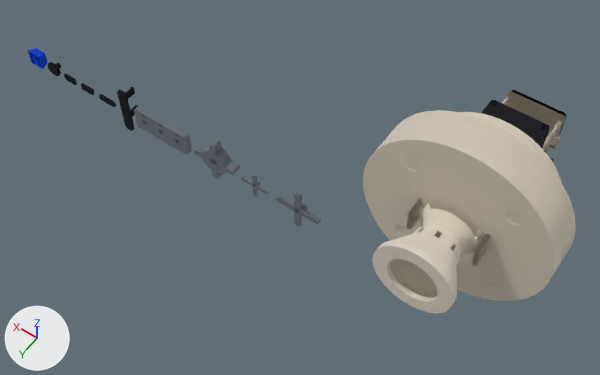
Renders of the glTF model web/hotaru-rig.glb from each side of a commit.
Camera for both pictures: a 50 mm camera at (-118.0, 362.0, 509.0) aimed at (144.0, -5.0, -67.0). Arrows for +X, +Y and +Z are at lower left; the lights stay in place. The picture after the commit comes second.

In view in the first picture: 'arm-fore', 'arm-upper', 'base', 'cap-base', 'horn-adapter', 'horn-mg996r', 'shade', 'shoulder', 'spline-test' and 9 more.
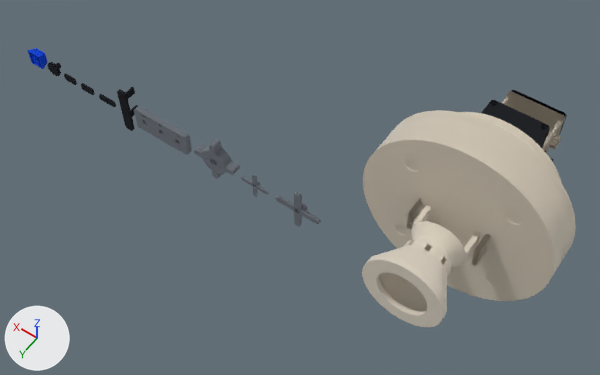
Changed parts and their boxes [x1, y1, x2, y2] in the pictures (600 x 375 px; the box of a moved part takes in the faces that stretch with it):
'shade', reshaped (7% wider, 11% taller): before [372, 203, 482, 313]; after [362, 205, 480, 327]
part 1 of me_shade, moved or reshaped: before [372, 243, 455, 313]; after [362, 257, 445, 327]
part 2 of me_shade, moved or reshaped: before [379, 241, 457, 302]; after [369, 254, 447, 315]
part 3 of me_shade, moved or reshaped: before [389, 232, 457, 298]; after [379, 245, 447, 311]
part 4 of me_shade, moved or reshaped: before [453, 247, 460, 262]; after [443, 260, 451, 275]
part 5 of me_shade, moved or reshaped: before [421, 226, 438, 235]; after [412, 239, 428, 249]
part 6 of me_shade, moved or reshaped: before [414, 227, 422, 233]; after [404, 240, 412, 246]
part 7 of me_shade, moved or reshaped: before [420, 209, 475, 260]; after [410, 221, 465, 274]
part 8 of me_shade, added: after [410, 217, 422, 238]
part 9 of me_shade, moved or reshaped: before [420, 203, 430, 225]; after [418, 207, 430, 221]
part 10 of me_shade, moved or reshaped: before [471, 231, 481, 253]; after [461, 233, 480, 266]

What changed in the scene script:
```text
Change me_shade:
    used by ob_shade; location = (0.0, 0.0, 0.0)
    remove me_shade.from_pydata(...)  # 7456 vertices, 14840 faces; spans x -33.0..33.0, y -12.0..60.0, z -33.0..33.0
    add me_shade.from_pydata(...)  # 7200 vertices, 14452 faces; spans x -33.0..33.0, y 2.0..74.0, z -33.0..33.0
    me_shade part 1: the loose piece of 384 vertices spanning x -33.0..33.0, y 57.0..60.0, z -33.0..33.0 is moved by (0.0, 14.0, 0.0)
    me_shade part 2: the loose piece of 384 vertices spanning x -33.0..33.0, y 54.4..57.2, z -33.0..33.0 is moved by (0.0, 14.0, 0.0)
    me_shade part 3: the loose piece of 576 vertices spanning x -33.0..33.0, y 29.8..54.6, z -33.0..33.0 is moved by (0.0, 14.0, 0.0)
    me_shade part 4: the loose piece of 44 vertices spanning x -19.0..-13.7, y 23.8..30.2, z 2.0..12.0 is moved by (0.0, 14.0, 0.0)
    me_shade part 5: the loose piece of 44 vertices spanning x 2.0..12.0, y 23.8..30.2, z 13.7..19.0 is moved by (0.0, 14.0, 0.0)
    me_shade part 6: the loose piece of 44 vertices spanning x 13.7..19.0, y 23.8..30.2, z 2.0..12.0 is moved by (0.0, 14.0, 0.0)
    me_shade part 7: the loose piece of 5280 vertices spanning x -22.6..22.6, y 8.0..24.2, z -22.6..22.6 is moved by (0.0, 14.0, 0.0)
    me_shade part 8: a new loose piece, a box spanning x 18.6..22.6, y 15.5..22.2, z -9.0..9.0, in mat_shade_mat (white #f2ede4)
    me_shade part 9
    16 vertices are removed from x 18.6..22.6, y -2.5..8.2, z -9.0..9.0
    42 faces are deleted
    8 new vertices lie (0.0, 12.2, 0.0) away from vertices in x 18.6..22.6, y 3.5, z -9.0..9.0
    8 new vertices lie (0.0, -0.5, 0.0) away from vertices in x 20.8..22.6, y 2.5, z -9.0..9.0
    42 new faces join them
    me_shade part 10
    12 vertices are removed from x -22.6..-18.6, y 1.3..8.2, z -9.0..9.0
    30 faces are deleted
    4 vertices are added at (-18.6, 22.2, -9.0), (-18.6, 22.2, 9.0), (-22.6, 22.2, 9.0), (-22.6, 22.2, -9.0)
    8 new vertices lie (0.0, -0.4, 0.0) away from vertices in x -22.6..-18.6, y 2.4, z -9.0..9.0
    30 new faces join them
    other edits to the shape of me_shade do not show in these pictures
```
